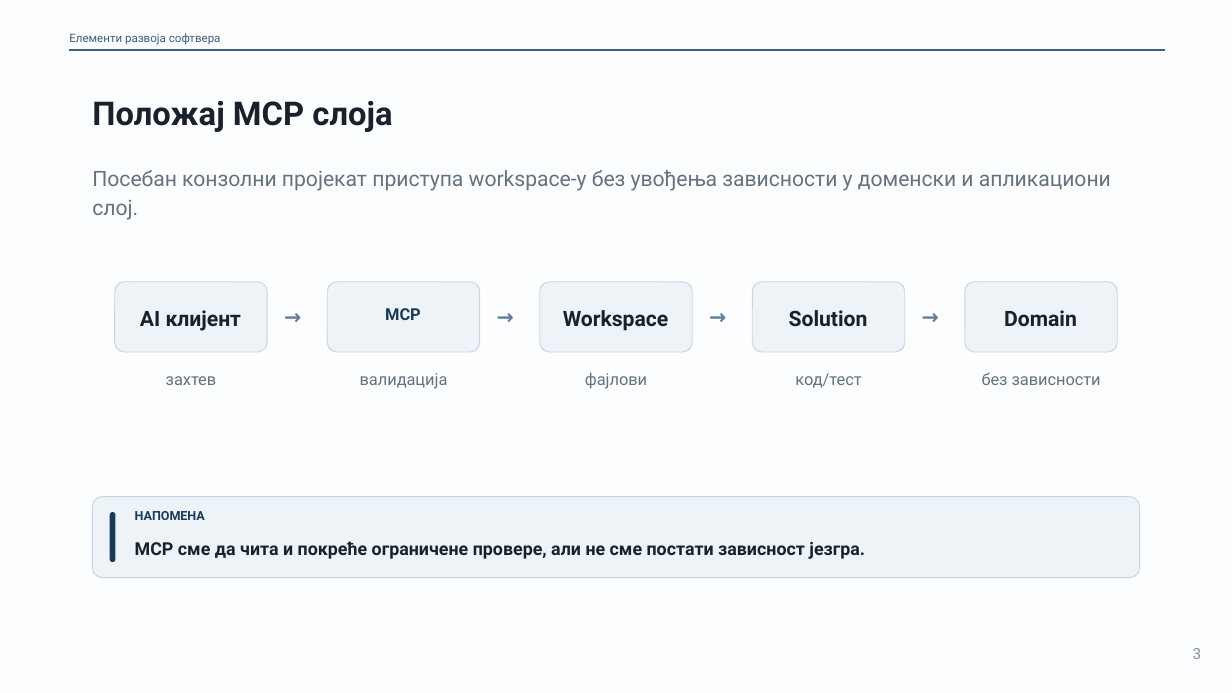
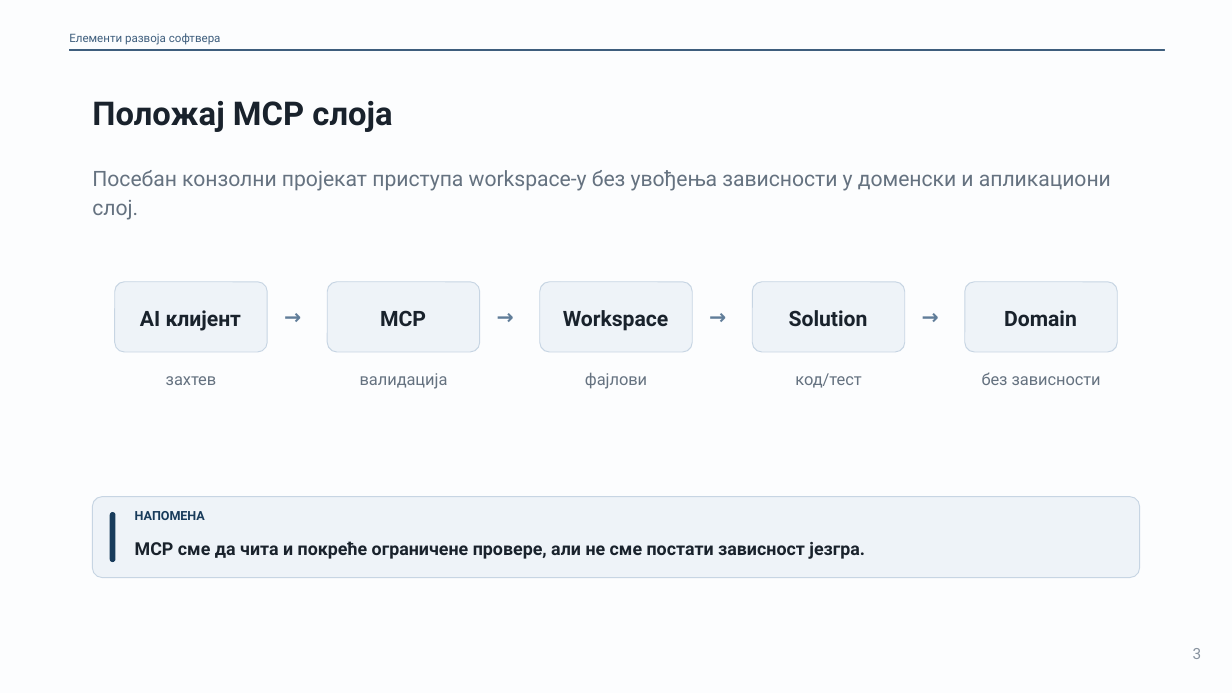
Before and after one commit to owlCoder/ftn-nastavni-materijali, a slide deck: slide 3 of 01 Elementi Razvoja Softvera/02 Prezentacije/PPTX/07_MCP.pptx. Drawn at 1232x693 pixels with LibreOffice and Linux fonts; fonts in the diff are those of the drawing. Boxes give left, top, right and bottom in pixels: in the first picture for what was removed or moved away, otherwise in the second. Text is boxed around its words. In the diff, an @@ line names an element or a change of style, - is before the commit and + after.

Commit message:
Fix ERS deck layout issues and export the PDFs from PowerPoint
Remove the stray title-bar shapes from code windows, rejoin code lines that
were split inside a token, keep quote text clear of its rule, restyle four
flow labels and align two slides of the intro deck with the rest. Deck 06 now
states that Kova 0.3.2 loads AGENTS.md automatically.

```diff
--- a/01 Elementi Razvoja Softvera/02 Prezentacije/PPTX/07_MCP.pptx
+++ b/01 Elementi Razvoja Softvera/02 Prezentacije/PPTX/07_MCP.pptx
@@ text "MCP" at (380, 310, 426, 326): size 12.8 to 16.5 pt, text colour #183B5B to #19222C @@
```
Also in this commit, not shown: 2 other slides changed, 17 other files.
